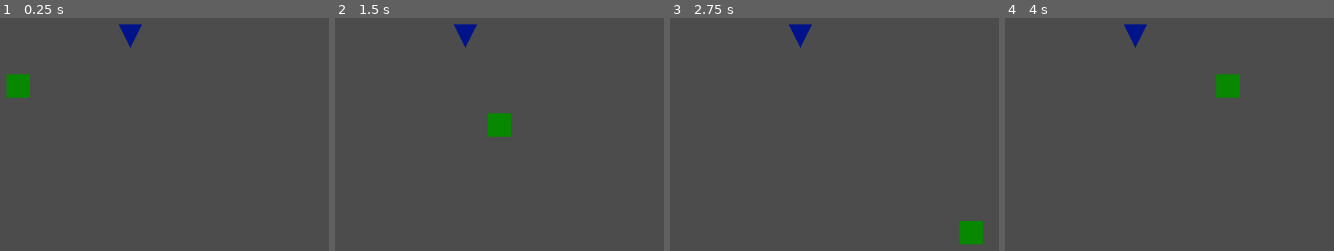
Above: before the commit, frames 1-4 (left to right).
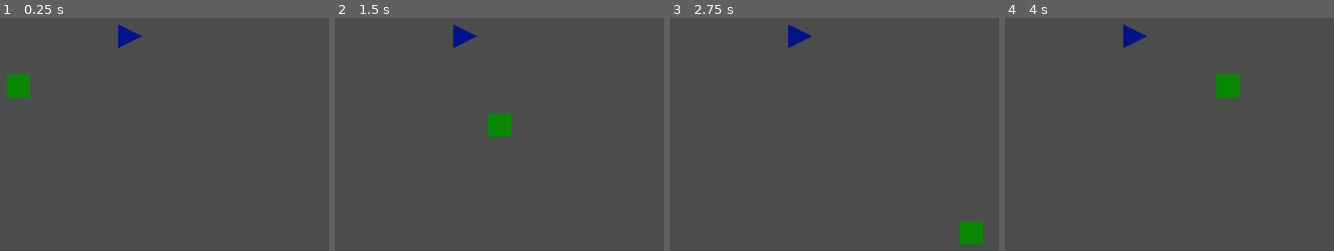
Above: after the commit, the same moments.

Repository: Rohurd/Nanahuatzin
Game: Godot game, scene res://Scenes/Level.tscn
Same seed, same stepped clock (60 frames per second), same inputs: the game is played once before the commit and once after it.
Inputs:
- Up to frame 1 (0.25 s): no input
- Up to frame 2 (1.5 s): tap Enter at 0.5 s; hold Right (square_right) 0.53-1.28 s; hold Down (square_down) from 1.28 s (still down)
- Up to frame 3 (2.75 s): release Down (square_down) at 2.03 s; hold Right (square_right) from 2.03 s (still down)
- Up to frame 4 (4 s): release Right (square_right) at 2.78 s; hold Up (square_up) 2.78-3.53 s; hold Left (square_left) from 3.53 s (still down)

The runs differ from the first frame. In frame 1, 0.4% of the frame differs, in the area x 35-44%, y 2-13%; in frame 2, 0.4%; in frame 3, 0.4%; in frame 4, 0.4%.

Commit message:
- rotation added

Diff:
--- a/Scenes/Level.tscn
+++ b/Scenes/Level.tscn
@@ -9,10 +9,8 @@
 
 position = Vector2( 231.579, 250.415 )
 speed = 250
-radius = 15
 
 [node name="Triangle" parent="." index="1" instance=ExtResource( 2 )]
 
 position = Vector2( 375.463, 186.371 )
 speed = 250
-radius = 15
--- a/Scenes/Square.tscn
+++ b/Scenes/Square.tscn
@@ -7,7 +7,7 @@
 custom_solver_bias = 0.0
 extents = Vector2( 15, 15 )
 
-[node name="Square" type="KinematicBody2D" index="0"]
+[node name="Square" type="KinematicBody2D"]
 
 input_pickable = false
 collision_layer = 1
--- a/Scenes/Triangle.tscn
+++ b/Scenes/Triangle.tscn
@@ -2,7 +2,7 @@
 
 [ext_resource path="res://Scripts/Triangle.gd" type="Script" id=1]
 
-[node name="Triangle" type="KinematicBody2D"]
+[node name="Triangle" type="KinematicBody2D" index="0"]
 
 input_pickable = false
 collision_layer = 1
@@ -16,11 +16,11 @@
 
 visible = false
 build_mode = 0
-polygon = PoolVector2Array( -15, -15, 0, 15, 15, -15 )
+polygon = PoolVector2Array( -15, -15, 15, 0, -15, 15 )
 
 [node name="Polygon2D" type="Polygon2D" parent="." index="1"]
 
-polygon = PoolVector2Array( -15, -15, 0, 15, 15, -15 )
+polygon = PoolVector2Array( -15, -15, 15, 0, -15, 15 )
 uv = PoolVector2Array(  )
 color = Color( 0.00640869, 0.0781894, 0.546875, 1 )
 vertex_colors = PoolColorArray(  )
--- a/Scripts/Square.gd
+++ b/Scripts/Square.gd
@@ -11,14 +11,17 @@
 func _physics_process(delta):
 	var velocity = Vector2() # The player's movement vector.
 	var projectResolution=get_viewport().size
-	if Input.is_action_pressed("square_right") && position.x <= projectResolution.x - radius:
+	if Input.is_action_pressed("square_right"):
 		velocity.x += 1
-	if Input.is_action_pressed("square_left") && position.x >= radius:
+	if Input.is_action_pressed("square_left"):
 		velocity.x -= 1
-	if Input.is_action_pressed("square_down") && position.y <= projectResolution.y - radius:
+	if Input.is_action_pressed("square_down"):
 		velocity.y += 1
-	if Input.is_action_pressed("square_up") && position.y >= radius:
+	if Input.is_action_pressed("square_up"):
 		velocity.y -= 1
 	if velocity.length() > 0:
 		velocity = velocity.normalized() * speed
+		look_at(position + velocity)
 	move_and_slide(velocity)
+	position.x = clamp(position.x, radius, projectResolution.x - radius)
+	position.y = clamp(position.y, radius, projectResolution.y - radius)
--- a/Scripts/Triangle.gd
+++ b/Scripts/Triangle.gd
@@ -1,8 +1,5 @@
 extends KinematicBody2D
 
-# class member variables go here, for example:
-# var a = 2
-# var b = "textvar"
 export var speed = 250
 export var radius = 15
 
@@ -13,15 +10,18 @@
 
 func _physics_process(delta):
 	var velocity = Vector2() # The player's movement vector.
-	var projectResolution=Vector2(get_viewport().size)
-	if Input.is_action_pressed("triangle_right") && position.x <= projectResolution.x - radius:
+	var projectResolution=get_viewport().size
+	if Input.is_action_pressed("triangle_right"):
 		velocity.x += 1
-	if Input.is_action_pressed("triangle_left") && position.x >= radius:
+	if Input.is_action_pressed("triangle_left"):
 		velocity.x -= 1
-	if Input.is_action_pressed("triangle_down") && position.y <= projectResolution.y - radius:
+	if Input.is_action_pressed("triangle_down"):
 		velocity.y += 1
-	if Input.is_action_pressed("triangle_up") && position.y >= radius:
+	if Input.is_action_pressed("triangle_up"):
 		velocity.y -= 1
 	if velocity.length() > 0:
 		velocity = velocity.normalized() * speed
+		look_at(position + velocity)
 	move_and_slide(velocity)
+	position.x = clamp(position.x, radius, projectResolution.x - radius)
+	position.y = clamp(position.y, radius, projectResolution.y - radius)
